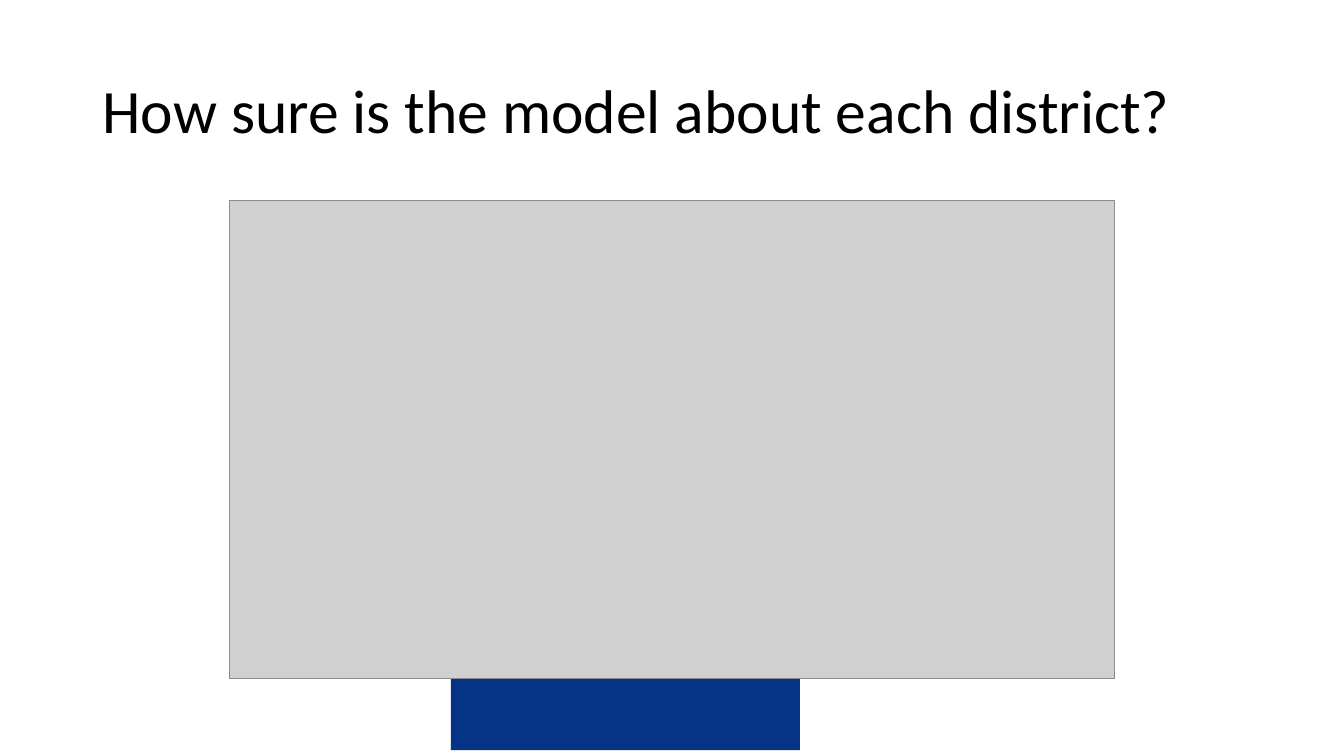
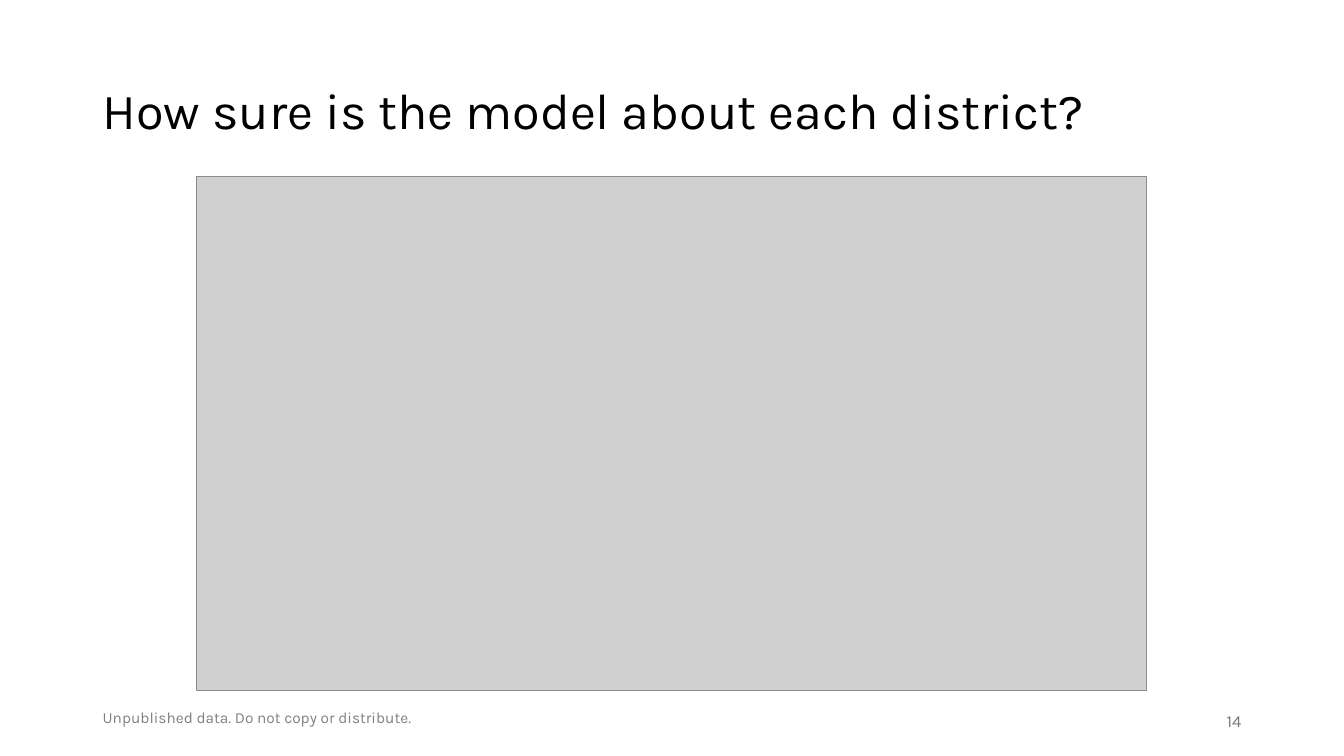
Before and after one commit to amertens/mn-prediction, a slide deck: slide 14 of docs/slides/MN-proxy-policy-deck-2026-09.pptx (slide 7 before the commit). Drawn at 1344x756 pixels with LibreOffice and Linux fonts; fonts in the diff are those of the drawing; grey boxes stand for pictures; background and template pictures are left out. Boxes give left, top, right and bottom in pixels: in the first picture for what was removed or moved away, otherwise in the second. Text is boxed around its words. In the diff, an @@ line names an element or a change of style, - is before the commit and + after.

```diff
--- a/docs/slides/MN-proxy-policy-deck-2026-09.pptx
+++ b/docs/slides/MN-proxy-policy-deck-2026-09.pptx
@@ title "How sure is the model ..." at [102, 94, 1084, 130]: size 44 to 36 pt, font Calibri to Karla @@
@@ picture: place and size @@
-picture at [230, 201, 1115, 680]
+picture at [197, 176, 1146, 691]
@@ rectangle removed at [451, 673, 800, 751] @@
@@ text added at [103, 712, 411, 727], 11 pt, text #808080 @@
+Unpublished data. Do not copy or distribute.
@@ page number added at [1227, 716, 1242, 727], 12 pt, text #797979 @@
+14
```
Also in this commit, not shown: 14 other slides changed, 7 slides added, 5 slides removed, 6 other files.
